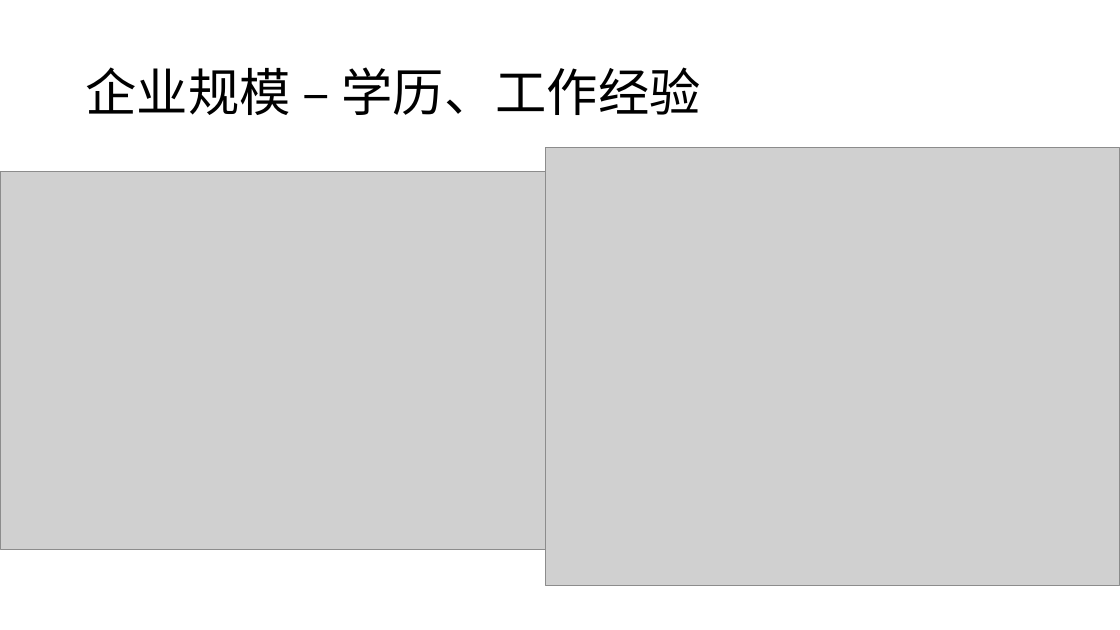
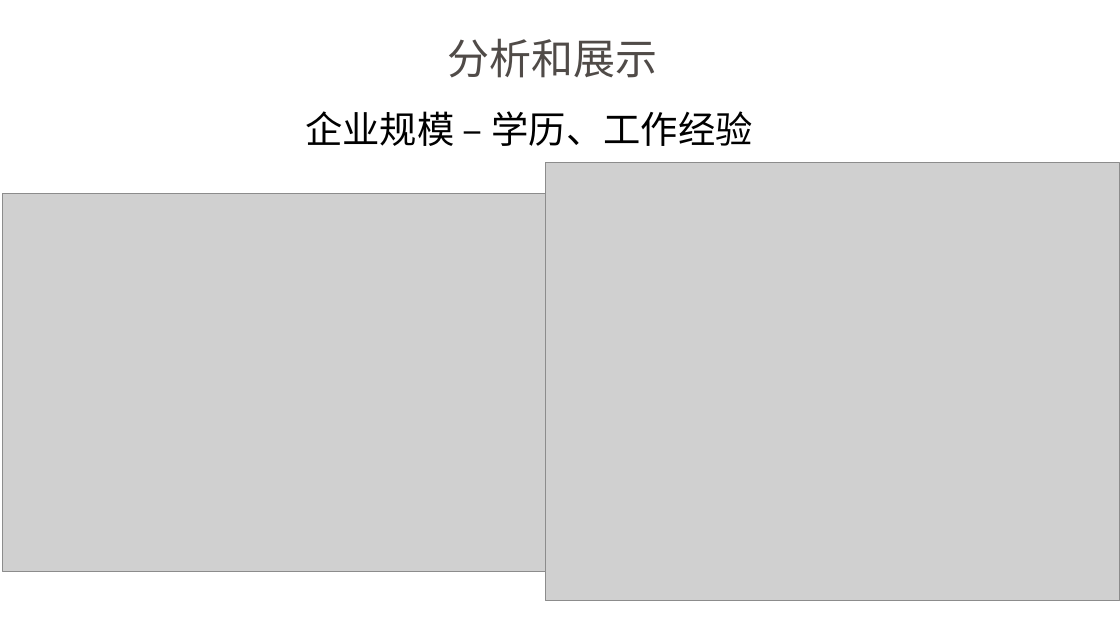
Before and after one commit to ShiyuNie/DataAnalysisSample-python, a slide deck: slide 17 of LagouAnalyst.pptx (slide 12 before the commit). Drawn at 1120x630 pixels with LibreOffice and Linux fonts; fonts in the diff are those of the drawing; grey boxes stand for pictures. Boxes give left, top, right and bottom in pixels: in the first picture for what was removed or moved away, otherwise in the second. Text is boxed around its words. In the diff, an @@ line names an element or a change of style, - is before the commit and + after.

```diff
--- a/LagouAnalyst.pptx
+++ b/LagouAnalyst.pptx
@@ text added at [447,38,657,78], 36 pt, text #504B48 @@
+分析和展示
@@ title "企业规模 – 学历、工作经验": place and size @@
-title "企业规模 – 学历、工作经验" at [85,67,700,115]
+title "企业规模 – 学历、工作经验" at [305,111,752,146]
@@ title "企业规模 – 学历、工作经验" at [305,111,752,146]: size 44 to 32 pt @@
@@ picture: place and size @@
-picture at [545,147,1120,586]
+picture at [545,163,1120,602]
@@ picture: place and size @@
-picture at [0,172,547,549]
+picture at [3,194,549,571]
```
Also in this commit, not shown: 13 other slides changed, 8 slides added, 3 slides removed.
